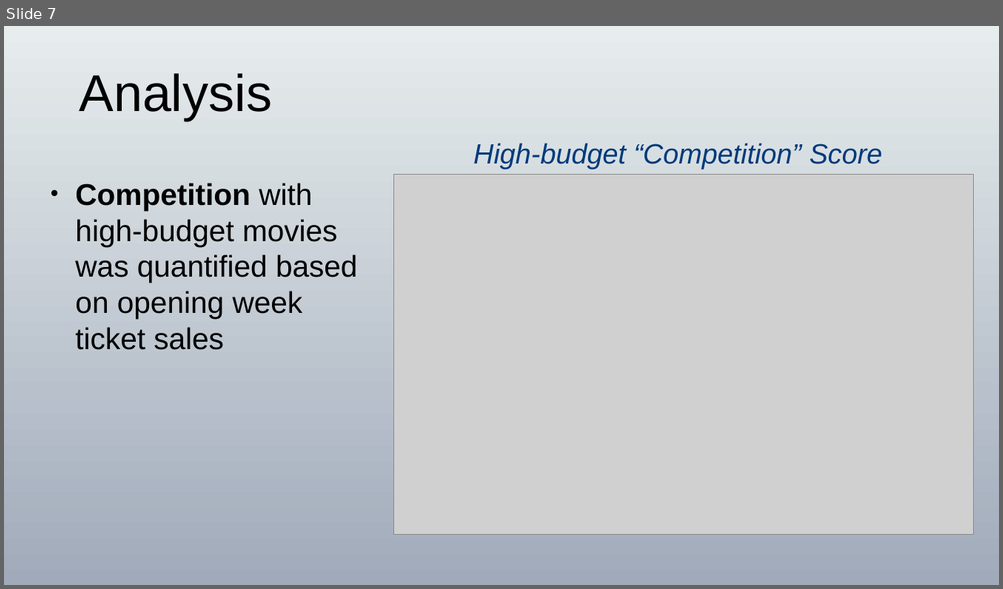
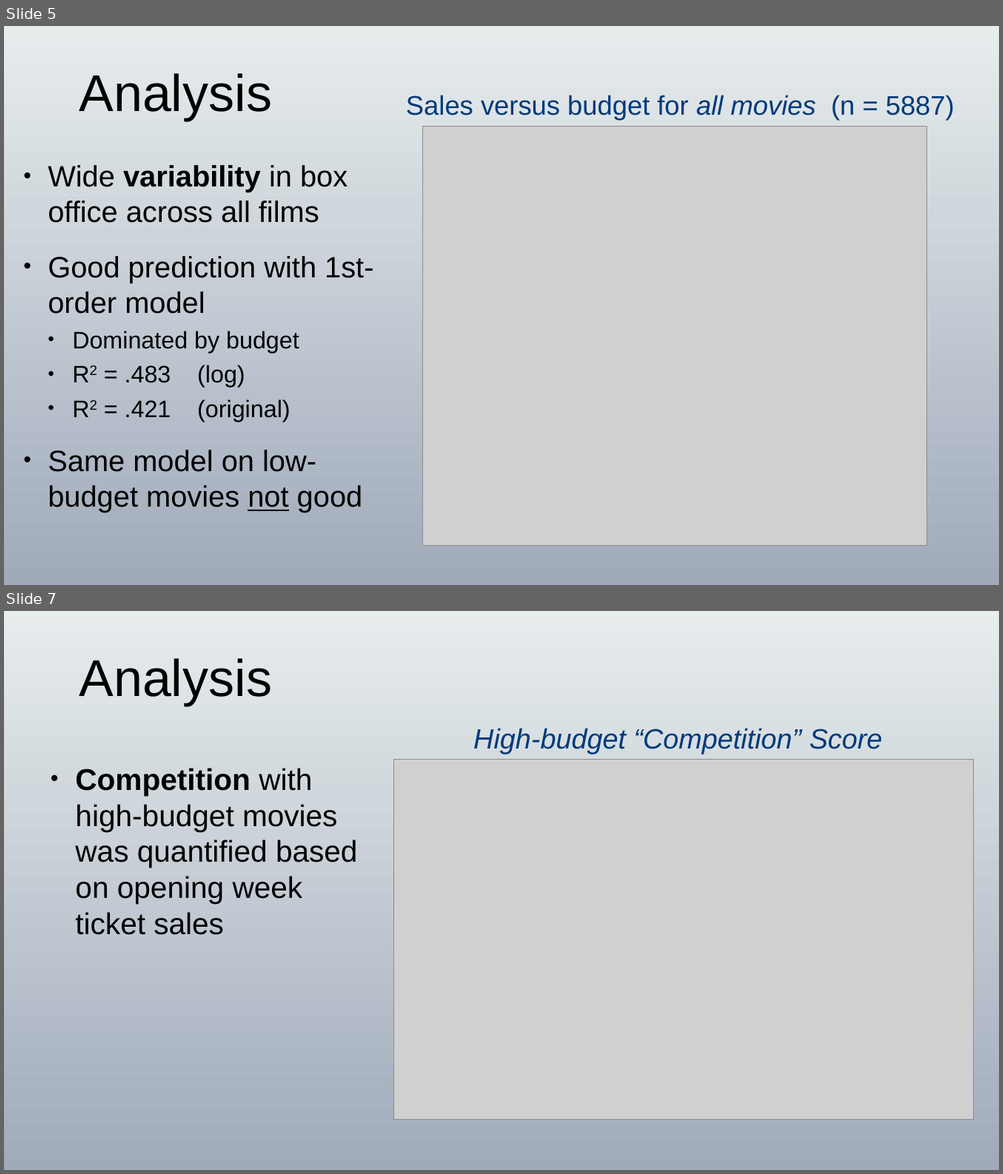
Before and after one commit to NeuroLaunch/Metis-Submissions, a slide deck: Project2_Week02_Luther/LowBudget_Presentation.pptx. Shown one above the other, each under a label of ours: slide 7 before the commit, slides 5 and 7 after it; the slides between them are not shown. The pictures are 1003x589 and 1003x1174 pixels, drawn with LibreOffice and Linux fonts; fonts in the diff are those of the drawing; grey boxes stand for pictures. Boxes give left, top, right and bottom in pixels: in the first picture for what was removed or moved away, otherwise in the second. Text is boxed around its words. In the diff, an @@ line names an element or a change of style, - is before the commit and + after.

```diff
--- a/Project2_Week02_Luther/LowBudget_Presentation.pptx
+++ b/Project2_Week02_Luther/LowBudget_Presentation.pptx
@@ slide 5 added at <box>4,26,999,585</box>, background gradient #E7EDED to #A0AABA @@
@@ title added at <box>79,73,272,121</box>, 100 pt, text #000000 @@
+Analysis
@@ text added at <box>406,95,954,120</box>, 52 pt, text #00397B @@
+Sales versus budget for all movies (n = 5887)
@@ picture added at <box>422,126,926,545</box> @@
@@ text added at <box>48,165,373,512</box>, 56.8 pt, text #000000 @@
+• Wide variability in box office across all films
+• Good prediction with 1st-order model
+  • Dominated by budget
+  • R2 = .483 (log)
+  • R2 = .421 (original)
+• Same model on low-budget movies not good
```
Also in this commit, not shown: 4 slides changed.
